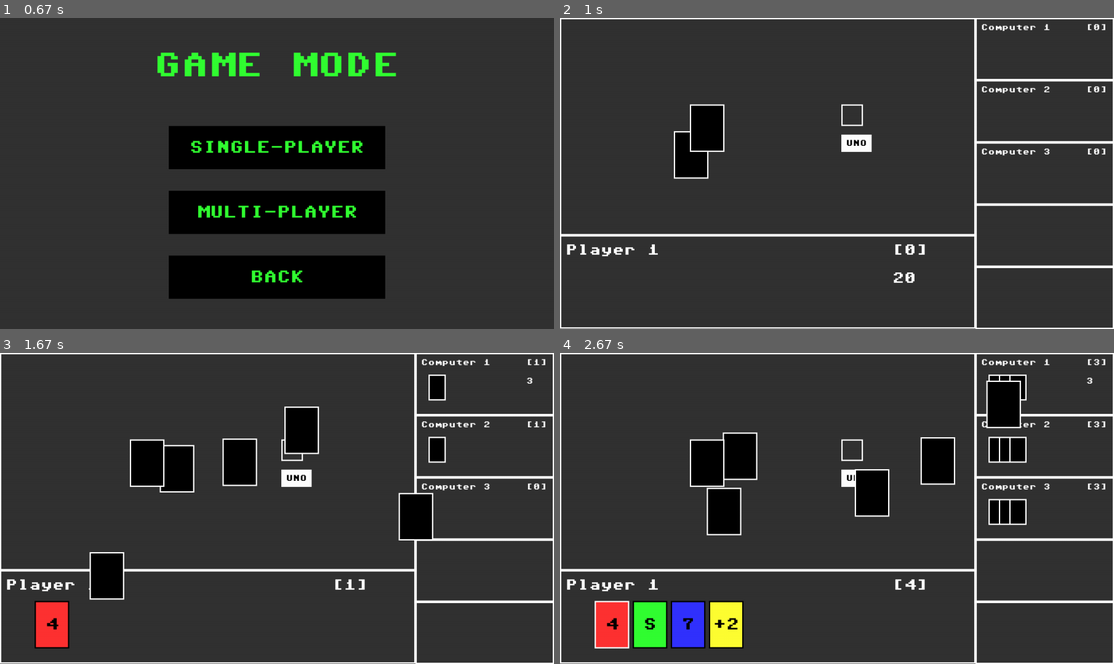
Above: before the commit, frames 1-4 (two rows, left to right).
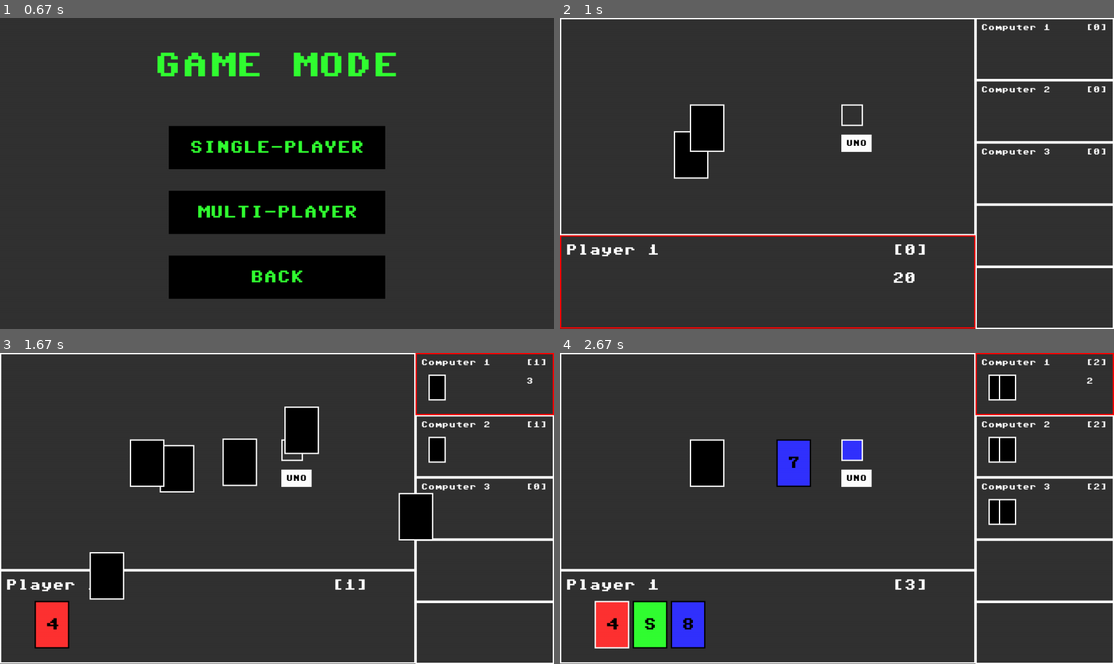
Above: after the commit, the same moments.

Repository: jrsky723/pygameuno
Game: pygame game, started from main.py
The game is run twice, just before and just after one commit, with the same random seed, the same clock (stepped at 60 frames per second) and the same inputs.
Inputs:
- Up to frame 1 (0.67 s): click "START" at 0.38 s
- Up to frame 2 (1 s): click "SINGLE-PLAYER" at 0.72 s
- Up to frame 3 (1.67 s): tap D at 1 s; tap U at 1.33 s
- Up to frame 4 (2.67 s): tap Esc at 1.67 s; click "RESUME" at 2.05 s; click "4" at 2.38 s

Frame 1 is identical in both runs. In frame 2, 1.1% of the frame differs, in the area x 0-75%, y 69-100%; in frame 3, 0.4%; in frame 4, 7.6%, in the area x 22-100%, y 0-96%.

Commit message:
Uno! event logic
Uno event handle, 게임 내부에서 컴퓨터 플레이어는 자동으로 Uno event 발생. (delay를 포함 시켜, 사람 플레이어와 경쟁한다.)
Uno 성공 못하면, draw를 하고 턴을 넘긴다.
message_box로 표현

Diff:
--- a/game/uno_com_player.py
+++ b/game/uno_com_player.py
@@ -8,3 +8,6 @@
 
     def is_human(self):
         return False
+
+    def is_com(self):
+        return True
--- a/game/uno_game.py
+++ b/game/uno_game.py
@@ -2,6 +2,7 @@
 from game.uno_card import UnoCard
 from game.uno_player import UnoPlayer
 from game.uno_com_player import UnoComPlayer
+import time
 from game.uno_constants import COLORS, NUMBERS, COLOR_ACTION_VALUES, WILD_ACTION_VALUES
 
 
@@ -26,7 +27,22 @@
         self.top_color = None
         self.top_value = None
         self.game_event_infos = []
+        self.first_uno_called_player = None
+        self.uno_called_times = []
+        self.game_time = time.time()
         self._init_game()
+
+    def get_uno_called_times(self):
+        return self.uno_called_times
+
+    def set_uno_called_times(self, times):
+        self.uno_called_times = times
+
+    def set_game_time(self, time):
+        self.game_time = time
+
+    def get_game_time(self):
+        return self.game_time
 
     def _init_game(self):
         UnoPlayer.init()
@@ -60,7 +76,7 @@
         random.shuffle(self.deck)
 
     # Deal 7 cards to each player in turns.
-    def _deal_cards(self, num_cards=5):
+    def _deal_cards(self, num_cards=2):
         for i in range(num_cards):
             for player in self.players:
                 self.add_card_move_animation(
@@ -110,11 +126,15 @@
         for i in range(draw_number):
             if len(self.deck) == 0:
                 self.game_over = True
+                self.add_game_event_info("game_over", "deck_empty")
                 return
             card = self.deck.pop(0)
             self.add_card_move_animation(
                 card, src="deck", dest=f"player_{player.get_id()}"
             )
+        if player.get_is_uno():
+            player.set_is_uno(False)
+            player.set_uno_checked(False)
 
     def can_play_card(self, card):
         if self.top_color == "black" or card.color == "black":
@@ -137,9 +157,39 @@
             self.add_game_event_info("player_win", player)
             self.game_over = True
             self.winner = self.get_current_player()
+
+        if player.get_hand_size() == 1:
+            self.add_com_uno_called_times(player)
+
         return True
 
     # endregion
+
+    def add_com_uno_called_times(self, player):
+        player.set_is_uno(True)
+        for p in self.players:
+            if p.is_com():
+                if player == p:
+                    random_time = random.uniform(0, 2)
+                else:
+                    random_time = random.uniform(1, 3)
+                self.uno_called_times.append(
+                    {"player": p, "time": self.game_time + random_time}
+                )
+        self.uno_called_times.sort(key=lambda x: x["time"])
+
+    def uno_called(self, player):
+        self.uno_called_times = []
+        is_right_call = False
+        for p in self.players:
+            if p.get_is_uno():
+                is_right_call = True
+                p.set_uno_checked(True)
+                if p == player:
+                    p.set_uno_success(True)
+        if is_right_call:
+            self.add_game_event_info("uno_called", player)
+        return is_right_call
 
     # region Game Functions
 
@@ -154,6 +204,13 @@
         self.get_next_player().set_is_turn(True)
         self.current_player_idx += self.direction + self.player_number
         self.current_player_idx %= self.player_number
+
+    def check_uno_called(self, player):
+        if player.get_is_uno() and not player.get_uno_success():
+            self.draw_card(player)
+            self.next_turn()
+            return False
+        return True
 
     def prev_turn(self):
         self.get_current_player().set_is_turn(False)
@@ -171,7 +228,10 @@
 
     def turn_time_out(self):
         player = self.get_current_player()
-        self.auto_turn(player)
+        if player.is_com():
+            self.auto_turn(player)
+        else:
+            self.draw_card(player)
 
     # def uno(self, player):
 
--- a/game/uno_player.py
+++ b/game/uno_player.py
@@ -11,6 +11,27 @@
         self.hand = []
         self.is_turn = False
         self.next_card_pos = (0, 0)
+        self.is_uno = False
+        self.uno_checked = False
+        self.uno_success = False
+
+    def set_uno_success(self, uno_success):
+        self.uno_success = uno_success
+
+    def get_uno_success(self):
+        return self.uno_success
+
+    def get_is_uno(self):
+        return self.is_uno
+
+    def set_is_uno(self, is_uno):
+        self.is_uno = is_uno
+
+    def set_uno_checked(self, uno_checked):
+        self.uno_checked = uno_checked
+
+    def get_uno_checked(self):
+        return self.uno_checked
 
     def set_next_card_pos(self, pos):
         self.next_card_pos = pos
@@ -65,3 +86,6 @@
 
     def is_human(self):
         return True
+
+    def is_com(self):
+        return False
--- a/renders/text_box.py
+++ b/renders/text_box.py
@@ -68,3 +68,6 @@
 
     def get_text(self):
         return self.text
+
+    def set_visible(self, visible):
+        self.visible = visible
--- a/screens/game_screen.py
+++ b/screens/game_screen.py
@@ -12,7 +12,7 @@
 from animations.move_animation import MoveAnimation
 from utils.constants import SCREEN as S, SIZE_RATIO as SR, SOUND, MUSIC
 from game.uno_constants import COLORS
-import copy
+import copy, time
 
 
 class GameScreen(Screen):
@@ -29,7 +29,6 @@
         self.my_hand_surface = None
         self.board_surface = None
         self.com_hand_surfaces = []
-
         self.pos = {
             "discard": (500, 200),
             "deck": (300, 200),
@@ -41,6 +40,11 @@
         # Board
         self.uno_button = None
         self.deck_render = None
+        self.message_box = None
+
+        # message_box
+        self.message_timer = Timer()
+        self.message_time = 2
 
         # color_picker
         self.color_picker_on = False
@@ -69,9 +73,10 @@
         self.sounds = {
             "card_move": pygame.mixer.Sound(SOUND.CARD_MOVE),
             "card_flip": pygame.mixer.Sound(SOUND.CARD_FLIP),
-            "card_error": pygame.mixer.Sound(SOUND.CARD_ERROR),
+            "error": pygame.mixer.Sound(SOUND.ERROR),
+            "uno": pygame.mixer.Sound(SOUND.UNO),
         }
-
+        self.update_options()
         # card_selection
         self.hovered_card_render = None
         self.hovered_card_render_idx = None
@@ -237,10 +242,20 @@
                 )
             )
 
+    def create_message_box(self):
+        self.message_box = TextBox(
+            x=350,
+            y=80,
+            font_size=30,
+            text="",
+            **self.rect_params,
+        )
+
     def create_board(self):
         self.create_uno_button()
         self.create_deck_render()
         self.create_color_picker()
+        self.create_message_box()
 
     # endregion
 
@@ -256,11 +271,27 @@
     def draw_player(self, surface, player, is_me):
         FONT_SIZE = 35 if is_me else 20
         text_params = {"font_size": FONT_SIZE, "reposition": False} | self.rect_params
+        self.draw_player_turn(surface, player.get_is_turn())
         self.draw_player_name(surface, player.name, text_params)
         self.draw_player_card_number(surface, len(player.hand), text_params)
         if player.is_turn:
             self.draw_turn_timer(surface, text_params)
         pass
+
+    def draw_player_turn(self, surface, is_turn):
+        # draw turn indicator
+        if is_turn:
+            pygame.draw.rect(
+                surface,
+                "red",
+                (
+                    0,
+                    0,
+                    surface.get_width(),
+                    surface.get_height(),
+                ),
+                3,
+            )
 
     def draw_player_name(self, surface, player_name, text_params):
         S_HEIGHT = surface.get_height()
@@ -293,6 +324,7 @@
         self.draw_top_discard_card_color(self.board_surface, self.game.get_top_color())
         self.uno_button.draw(self.board_surface)
         self.deck_render.draw(self.board_surface)
+        self.message_box.draw(self.board_surface)
         if self.color_picker_on:
             self.draw_color_picker(self.board_surface)
 
@@ -372,8 +404,8 @@
 
     def update(self):
         super().update()
+        self.game.set_game_time(time.time())
         self.update_animations_finished()
-        self.add_game_animations()
         for card_render in self.card_renders:
             card_render.update()
         self.update_hovered_card_render()
@@ -385,15 +417,17 @@
     # Events
     def process_events(self):
         super().process_events()
+        if self.turn_timer.is_finished():
+            self.game.turn_time_out()
+            self.end_turn()
+        self.add_game_animations()
         if self.animations:
             self.turn_timer.pause()
             return
         self.turn_timer.resume()
         self.process_game_events()
-        # handle player turn timer
-        if self.turn_timer.is_finished():
-            self.game.turn_time_out()
-            self.end_turn()
+        if self.message_timer.is_finished():
+            self.hide_message()
 
     # region Animations
     def add_game_animations(self):
@@ -416,6 +450,33 @@
                 move_info=info,
             )
         )
+
+    def find_card_render(self, card):
+        for card_render in self.card_renders:
+            if card_render.card == card:
+                return card_render
+        deck_render_copy = copy.deepcopy(self.deck_render)
+        self.animation_card_renders.append(deck_render_copy)
+        return deck_render_copy
+
+    def card_move_animation_update(self, animation):
+        info = animation.move_info
+        animation.set_dest_pos(self.find_dest_pos(info["dest"]))
+
+    def find_dest_pos(self, dest):
+        if dest == "deck":
+            return self.update_pos(self.pos["deck"])
+        elif dest == "discard":
+            return self.update_pos(self.pos["discard"])
+        elif dest.startswith("player"):
+            if dest == "player_0":
+                return self.my_player.get_next_card_pos()
+            else:
+                return self.coms[int(dest[-1]) - 1].get_next_card_pos()
+
+    def update_pos(self, pos):
+        result = tuple(x * SR[self.screen_size] for x in pos)
+        return result
 
     def update_animations_finished(self):
         animations = []
@@ -434,33 +495,6 @@
                 animations.append(animation)
         self.animations = animations
 
-    def card_move_animation_update(self, animation):
-        info = animation.move_info
-        animation.set_dest_pos(self.find_dest_pos(info["dest"]))
-
-    def find_card_render(self, card):
-        for card_render in self.card_renders:
-            if card_render.card == card:
-                return card_render
-        deck_render_copy = copy.deepcopy(self.deck_render)
-        self.animation_card_renders.append(deck_render_copy)
-        return deck_render_copy
-
-    def find_dest_pos(self, dest):
-        if dest == "deck":
-            return self.update_pos(self.pos["deck"])
-        elif dest == "discard":
-            return self.update_pos(self.pos["discard"])
-        elif dest.startswith("player"):
-            if dest == "player_0":
-                return self.my_player.get_next_card_pos()
-            else:
-                return self.coms[int(dest[-1]) - 1].get_next_card_pos()
-
-    def update_pos(self, pos):
-        result = tuple(x * SR[self.screen_size] for x in pos)
-        return result
-
     # endregion
 
     def process_game_events(self):
@@ -469,7 +503,28 @@
                 self.game_over()
             if event_info["type"] == "color_change_request":
                 self.color_picker_on = True
+            if event_info["type"] == "uno_called":
+                self.show_message(
+                    f"{event_info['value'].get_name()} called uno!",
+                    time=self.message_time,
+                )
         self.game.set_game_event_infos([])
+
+        game_time = self.game.get_game_time()
+        for uno_called_time in self.game.get_uno_called_times():
+            if uno_called_time["time"] < game_time:
+                self.game.uno_called(uno_called_time["player"])
+                break
+
+    def show_message(self, message, time=1):
+        self.message_timer.set_timer(time)
+        self.message_timer.start()
+        self.message_box.set_text(message)
+        self.message_box.set_visible(True)
+
+    def hide_message(self):
+        self.message_box.set_visible(False)
+        self.message_timer.reset()
 
     # region game events
     def start_game(self):
@@ -486,6 +541,12 @@
 
     def end_turn(self):
         self.game.next_turn()
+        current_player = self.game.get_current_player()
+        if not self.game.check_uno_called(current_player):
+            self.show_message(
+                f"{current_player.get_name()} didn't call uno!",
+                time=self.message_time,
+            )
         if self.game.get_current_player() == self.my_player:
             self.my_turn()
         else:
@@ -545,6 +606,8 @@
     def handle_mouse_click(self, event):
         if self.animations:
             return
+        if self.uno_button.is_on_mouse(event.pos):
+            self.uno()
         if self.color_picker_on:
             if self.hovered_color_picker_button_idx is not None:
                 self.color_pick(self.hovered_color_picker_button_idx)
@@ -553,8 +616,6 @@
                 self.card_play(self.hovered_card_render)
             if self.deck_render.is_on_mouse(event.pos):
                 self.draw_card_from_deck()
-            if self.uno_button.is_on_mouse(event.pos):
-                self.uno()
 
     def pause(self):
         pause_screen = PausedMenuScreen(self.screen, self.clock, self.options)
@@ -565,7 +626,11 @@
         self.create_board()
 
     def uno(self):
-        print("uno")
+        is_uno = self.game.uno_called(self.my_player)
+        if is_uno:
+            self.sounds["uno"].play()
+        else:
+            self.sounds["error"].play()
 
     def color_pick(self, idx):
         color = COLORS[idx]
@@ -583,7 +648,7 @@
                     if self.game.get_game_event_infos() == []:
                         self.end_turn()
                 else:
-                    self.sounds["card_error"].play()
+                    self.sounds["error"].play()
         except Exception as e:
             print(e)
 
--- a/utils/constants.py
+++ b/utils/constants.py
@@ -25,7 +25,8 @@
     BUTTON_CLICK = "assets/sounds/button_click.mp3"
     CARD_MOVE = "assets/sounds/card_move.mp3"
     CARD_FLIP = "assets/sounds/card_flip.mp3"
-    CARD_ERROR = "assets/sounds/card_error.mp3"
+    ERROR = "assets/sounds/error.mp3"
+    UNO = "assets/sounds/uno.mp3"
 
 
 class MUSIC:
Not shown, removed: assets/sounds/card_error.mp3
Not shown, added: assets/sounds/error.mp3
Not shown, added: assets/sounds/uno.mp3
